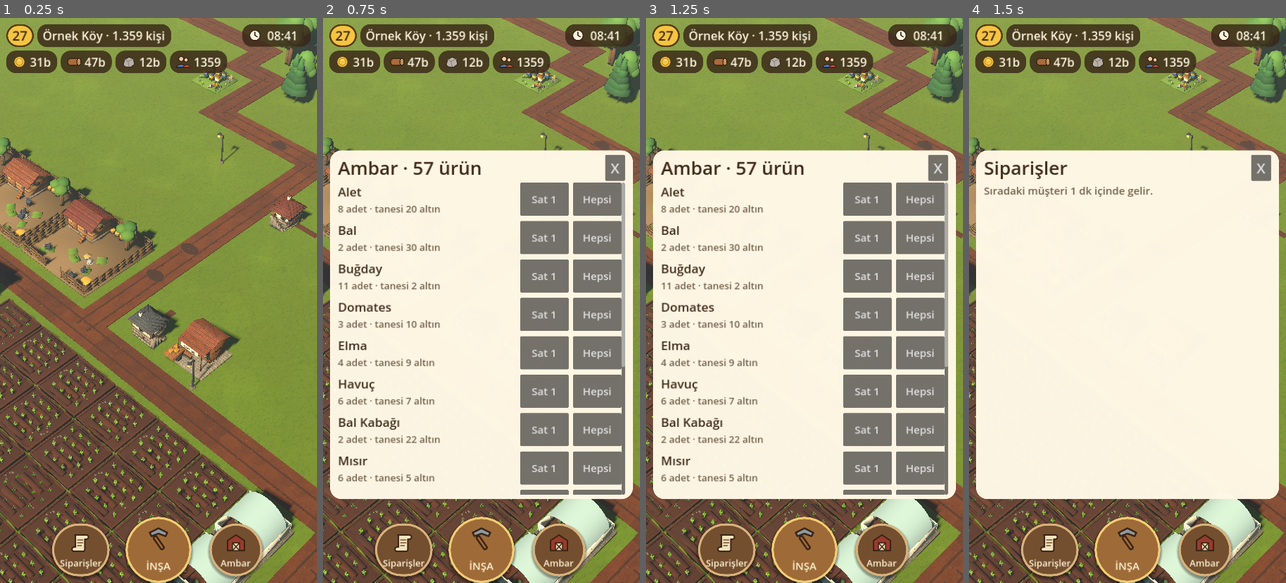
Above: before the commit, frames 1-4 (left to right).
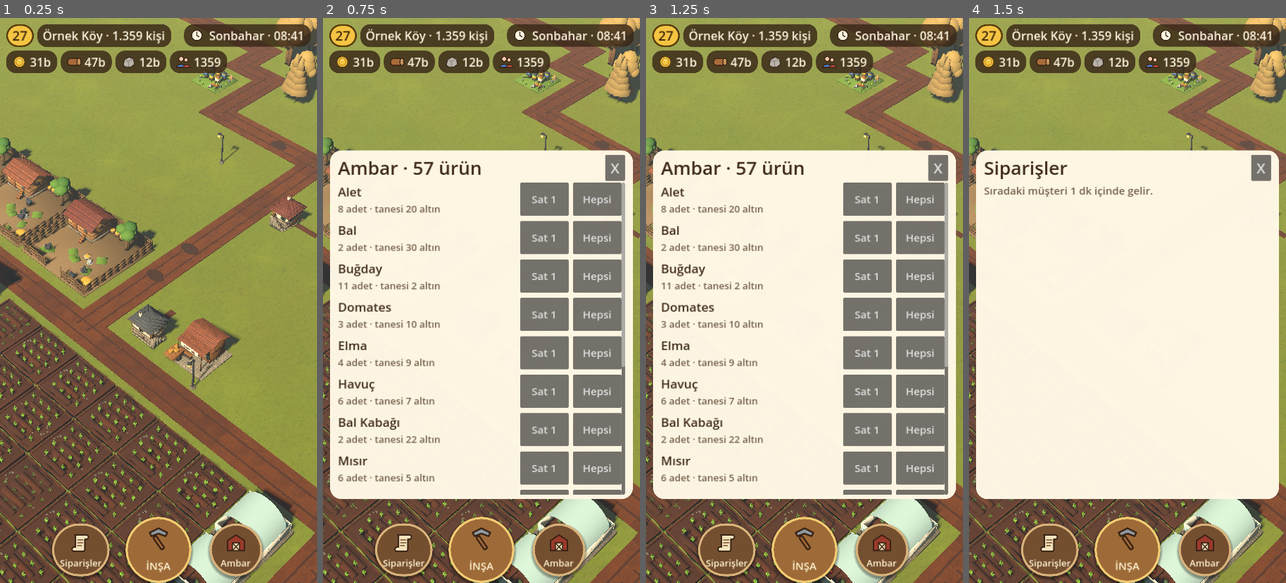
Above: after the commit, the same moments.

Repository: hayalcnc-alt/koy-oyunu
Game: Godot game, scene res://ana.tscn
The game is run twice, just before and just after one commit, with the same random seed, the same clock (stepped at 60 frames per second) and the same inputs.
Inputs:
- Up to frame 1 (0.25 s): no input
- Up to frame 2 (0.75 s): click "Ambar" at 0.5 s
- Up to frame 3 (1.25 s): no input
- Up to frame 4 (1.5 s): click "Siparişler" at 1.25 s

The runs differ from the first frame. In frame 1, 1.7% of the frame differs, in the area x 58-100%, y 0-14%; in frame 2, 1.7%; in frame 3, 1.7%; in frame 4, 1.7%.

Commit message:
Mevsimler ve hava
Co-Authored-By: Claude Opus 5.5 <noreply@anthropic.com>
Claude-Session: https://claude.ai/code/session_016c2Xn2DEtvCRHWkASEXujJ

Diff:
--- a/ana.gd
+++ b/ana.gd
@@ -117,6 +117,7 @@
 	var mt := StandardMaterial3D.new(); mt.roughness = 1.0
 	mt.albedo_texture = load("res://doku/cim.png"); mt.uv1_triplanar = true; mt.uv1_world_triplanar = true; mt.uv1_scale = Vector3.ONE * 0.22
 	var cc := Color.html("#7b9443"); mt.albedo_color = Color(cc.r * 0.84, cc.g * 0.86, cc.b * 0.55); kara.material_override = mt
+	cim_mt = mt; cim_renk = mt.albedo_color
 	# deniz: kara maskesini bulanıklaştır (kıyıya uzaklık), web'deki su shader'ı
 	var img := Image.create(WN, WN, false, Image.FORMAT_RF)
 	var km := PackedFloat32Array(); km.resize(WN * WN)
@@ -696,6 +697,85 @@
 func orman_yenile():
 	if orman_kok: orman_kok.queue_free()
 	web_orman(arazi_t)
+# --- dört mevsim ve hava: web mevsim()/hava()/mevsimAdim — her mevsim 2 oyun günü; kış karlı, güz sararmış
+const MEVSIM := [["İlkbahar", "bahar"], ["Yaz", "yaz"], ["Sonbahar", "guz"], ["Kış", "kis"]]
+var cim_mt: StandardMaterial3D
+var cim_renk := Color.WHITE
+var yaprak_mt := {}   # malzeme -> asıl renk
+func mevsim() -> Dictionary:
+	for a in OS.get_cmdline_user_args():
+		if a.begins_with("--mevsim="):
+			var j := int(a.substr(9)); var w2 := [0.0, 0.0, 0.0, 0.0]; w2[j] = 1.0
+			return {"i": j, "ad": MEVSIM[j][0], "kis": w2[3], "guz": w2[2], "bahar": w2[0]}
+	var t := (simdi_ms() / 1000.0 / GUN_SN_W) / 2.0; var i := int(floorf(t)) % 4; var f: float = t - floorf(t)
+	var g: float = max(0.0, (f - 0.85) / 0.15); var w := [0.0, 0.0, 0.0, 0.0]; w[i] += 1.0 - g; w[(i + 1) % 4] += g
+	return {"i": i, "ad": MEVSIM[i][0], "kis": w[3], "guz": w[2], "bahar": w[0]}
+func gun_no() -> int: return int(floor(((simdi_ms() / 1000.0) + 9 * GUN_SN_W / 24.0) / GUN_SN_W))
+func hava():
+	var m := mevsim(); var saat_no := int(floor(simdi_ms() / 1000.0 / (GUN_SN_W / 24.0)))
+	if int(m["i"]) == 1 and rnd(gun_no(), 31) < 0.5: return "kuraklik"
+	if int(m["i"]) == 2 and rnd(saat_no, 11) < 0.2: return "firtina"
+	return null
+func kuyu_var() -> bool: return bina_var("kuyu")
+var _yagis: MultiMeshInstance3D
+var _yagis_poz := []
+const KAR_N := 700
+func mevsim_adim():
+	var m := mevsim(); var kis: float = m["kis"]; var guz: float = m["guz"]
+	if kayit_v.get("sonMevsim") != m["i"]:
+		if kayit_v.get("sonMevsim") != null:
+			bildir("%s geldi!%s" % [m["ad"], [" Karlar eridi, doğa yeşeriyor.", " Hasat zamanı.", " Yapraklar sararıyor.", " Kar yağıyor; açık tarlalar yavaş büyür, sera kur."][int(m["i"])]])
+		kayit_v["sonMevsim"] = m["i"]
+	var hv = hava()
+	if hv != kayit_v.get("sonHava"):
+		if hv == "kuraklik": bildir("Kuraklık! Bugün yağmur yok, toprak susuz." + (" Neyse ki köyün kuyusu var." if kuyu_var() else " Kuyu kurmazsan tarlalar yavaş büyür."))
+		kayit_v["sonHava"] = hv
+	var gece := gece_oran()
+	if cim_mt:
+		var c := cim_renk.lerp(Color(0.42, 0.44, 0.46) * cim_renk, kis).lerp(Color.html("#e0b070") * cim_renk * 1.6, guz * 0.6)
+		if hv == "kuraklik": c = c.lerp(Color.html("#d8b060") * 0.7, 0.45)
+		cim_mt.albedo_color = c
+		cim_mt.emission_enabled = kis > 0.01; cim_mt.emission = Color.html("#dfe6ec"); cim_mt.emission_energy_multiplier = kis * 0.62 * (1.0 - gece * 0.85)
+	for hx in _malz:
+		if TIPMAP.get(hx, "") == "kiremit":
+			var km: StandardMaterial3D = _malz[hx]
+			if not km.has_meta("kar"): km.set_meta("kar", true)
+			km.emission_enabled = kis > 0.01 or km.emission_enabled; km.emission = Color.html("#dfe6ec"); km.emission_energy_multiplier = kis * 0.35 * (1.0 - gece * 0.85)
+	for mt in yaprak_mt:
+		var a: Color = yaprak_mt[mt]
+		mt.albedo_color = a.lerp(Color.html("#ff9a3c") * 0.8, guz * 0.85).lerp(Color(0.85, 0.87, 0.9), kis * 0.8)
+	var saat_no := int(floor(simdi_ms() / 1000.0 / (GUN_SN_W / 24.0)))
+	yagis_tur = "kar" if kis > 0.5 else ("yagmur" if (hv == "firtina" or ((float(m["bahar"]) > 0.5 or guz > 0.5) and rnd(saat_no, 7) < 0.3)) else "")
+	firtina = hv == "firtina"
+var yagis_tur := ""
+var firtina := false
+func gece_oran() -> float:
+	var h := oyun_saati(); var f := (h - 5.0) / 15.5; var yuk := sin(PI * f)
+	return 1.0 - (smoothstep(-0.18, 0.22, yuk) if (h > 2.5 and h < 22.5) else 0.0)
+func yagis_adim(dt: float):
+	if yagis_tur == "":
+		if _yagis: _yagis.visible = false
+		return
+	if _yagis == null:
+		var q := QuadMesh.new(); q.size = Vector2(0.035, 0.035)
+		var mt := StandardMaterial3D.new(); mt.shading_mode = BaseMaterial3D.SHADING_MODE_UNSHADED; mt.transparency = BaseMaterial3D.TRANSPARENCY_ALPHA; mt.billboard_mode = BaseMaterial3D.BILLBOARD_ENABLED; mt.billboard_keep_scale = true; mt.cull_mode = BaseMaterial3D.CULL_DISABLED
+		q.material = mt
+		var mm := MultiMesh.new(); mm.transform_format = MultiMesh.TRANSFORM_3D; mm.mesh = q; mm.instance_count = KAR_N
+		_yagis = MultiMeshInstance3D.new(); _yagis.multimesh = mm; _yagis.cast_shadow = GeometryInstance3D.SHADOW_CASTING_SETTING_OFF; add_child(_yagis)
+		for k in KAR_N: _yagis_poz.append(Vector3(randf_range(-8, 8), randf() * 7, randf_range(-8, 8)))
+	_yagis.visible = true
+	var yag := yagis_tur == "yagmur"
+	var mt2: StandardMaterial3D = (_yagis.multimesh.mesh as QuadMesh).material
+	mt2.albedo_color = Color(0.72, 0.78, 0.85, 0.7 if firtina else 0.45) if yag else Color(1, 1, 1, 0.85)
+	var sc := Vector3(0.5, 6, 1) if yag else Vector3.ONE; var hiz := (10.0 if firtina else 7.0) if yag else 0.6
+	var tt := Time.get_ticks_msec() / 1000.0
+	for k in KAR_N:
+		var p: Vector3 = _yagis_poz[k]; p.y -= hiz * dt
+		if not yag: p.x += sin(tt + k) * dt * 0.15
+		elif firtina: p.x += dt * 4
+		if p.y < 0: p = Vector3(randf_range(-8, 8), p.y + 7, randf_range(-8, 8))
+		_yagis_poz[k] = p
+		_yagis.multimesh.set_instance_transform(k, Transform3D(Basis().scaled(sc), Vector3(hedef.x + p.x, p.y, hedef.z + p.z)))
 func web_orman(t: Array):
 	orman_kok = Node3D.new(); add_child(orman_kok)
 	# web araziKur ile aynı: t=2 orman karosunda 2-3 ağaç (yarısı çam), t=3 kayalık
@@ -730,6 +810,12 @@
 	for ad in liste:
 		var l: Array = liste[ad]; if l.is_empty(): continue
 		var hi: Mesh = dogal_mesh(ad); var lo: Mesh = az_ucgen(hi)
+		# yaprak malzemeleri (yeşil baskın) mevsimle renk değiştirir
+		for si in hi.get_surface_count():
+			var sm = hi.surface_get_material(si)
+			if sm is StandardMaterial3D:
+				var c: Color = sm.albedo_color
+				if c.g > c.r and c.g > c.b and not yaprak_mt.has(sm): yaprak_mt[sm] = c
 		var gr := {}
 		for tr in l:
 			var k := Vector2i(int(floor((tr.origin.x + YARI) / PARCA)), int(floor((tr.origin.z + YARI) / PARCA)))
@@ -975,7 +1061,7 @@
 	ust_etiket = Label.new(); ust_etiket.add_theme_font_size_override("font_size", 27); ust_etiket.add_theme_color_override("font_color", Color(1, 0.96, 0.88)); p.add_child(ust_etiket)
 	var r2 := HBoxContainer.new(); r2.add_theme_constant_override("separation", 8); ustv.add_child(r2)
 	for k in ["altin", "odun", "tas", "nufus"]: ust_cip[k] = cip_yap(r2, k)
-	var sp := PanelContainer.new(); sp.add_theme_stylebox_override("panel", cip_stil()); sp.set_anchors_preset(Control.PRESET_TOP_RIGHT); sp.offset_left = -170; sp.offset_right = -14; sp.offset_top = 14; cl.add_child(sp)
+	var sp := PanelContainer.new(); sp.add_theme_stylebox_override("panel", cip_stil()); sp.set_anchors_preset(Control.PRESET_TOP_RIGHT); sp.offset_left = -300; sp.offset_right = -14; sp.grow_horizontal = Control.GROW_DIRECTION_BEGIN; sp.offset_top = 14; cl.add_child(sp)
 	var sh := HBoxContainer.new(); sp.add_child(sh); sh.add_child(ikon_yap("saat", 34))
 	ust_saat = Label.new(); ust_saat.add_theme_font_size_override("font_size", 27); ust_saat.add_theme_color_override("font_color", Color(1, 0.96, 0.88)); sh.add_child(ust_saat)
 	ust_guncelle()
@@ -1519,6 +1605,8 @@
 	kayit_v["res"]["altin"] = float(kayit_v["res"]["altin"]) - float(e["tohum"])
 	var gub := 1.0
 	if int(kayit_v.get("env", {}).get("gubre", 0)) >= 1: env_ekle("gubre", -1); gub = 0.8
+	var kis_y := (1.6 if float(mevsim()["kis"]) > 0.5 and not b.get("sera", false) else 1.0) * (1.4 if hava() == "kuraklik" and not kuyu_var() else 1.0)
+	gub *= kis_y
 	var t := simdi_ms(); b["ekin"] = {"tip": tip, "bas": t, "bit": t + float(e["sure"]) * 1000.0 * gub, "gubre": gub < 1.0}
 	ekin_yenile(b); return true
 func ekim_yap(b: Dictionary, tip: String, hepsi: bool):
@@ -1946,7 +2034,7 @@
 	saat_guncelle()
 func saat_guncelle():
 	if ust_saat == null: return
-	var h := oyun_saati(); ust_saat.text = " %02d:%02d" % [int(h), int(fmod(h, 1.0) * 60)]
+	var h := oyun_saati(); ust_saat.text = " %s · %02d:%02d" % [mevsim()["ad"], int(h), int(fmod(h, 1.0) * 60)]
 var ust_lv: Label
 var ust_saat: Label
 var ust_cip := {}
@@ -2197,7 +2285,7 @@
 	if _isik_say <= 0:
 		gun_isigi(); _isik_say = 1.0; saat_guncelle()
 		if not kayit_v.is_empty():
-			insaatci_ata(); oduncu_ata(); kutuk_adim(); insa_adim(1.0); cubuk_guncelle(); siparis_adim(); pasif_adim(1.0); ust_guncelle(); _oto_say += 1
+			insaatci_ata(); oduncu_ata(); kutuk_adim(); mevsim_adim(); insa_adim(1.0); cubuk_guncelle(); siparis_adim(); pasif_adim(1.0); ust_guncelle(); _oto_say += 1
 			if _oto_say >= 3: _oto_say = 0; oto_topla()
 		if not kayit_v.is_empty():
 			for b in kayit_v["b"]:
@@ -2222,7 +2310,7 @@
 			d.rotation.y = lerp_angle(d.rotation.y, atan2(fark.x, fark.z), dt * 4)
 		else:
 			h.h = Vector3(randf_range(-0.55, 0.55), 0.04, randf_range(-0.1, 0.9)); h.bekle = 1.5 + randf() * 4
-	koylu_adim(dt); tarlaci_adim(dt)
+	koylu_adim(dt); tarlaci_adim(dt); yagis_adim(dt)
 	kare += 1
 	if kare == 8 and insa_arg != "": yerlestir_basla(insa_arg)
 	if kare == 12 and dokun_arg.x >= 0: dokunma_sec(dokun_arg)
Not shown, changed: ESITLIK.md
